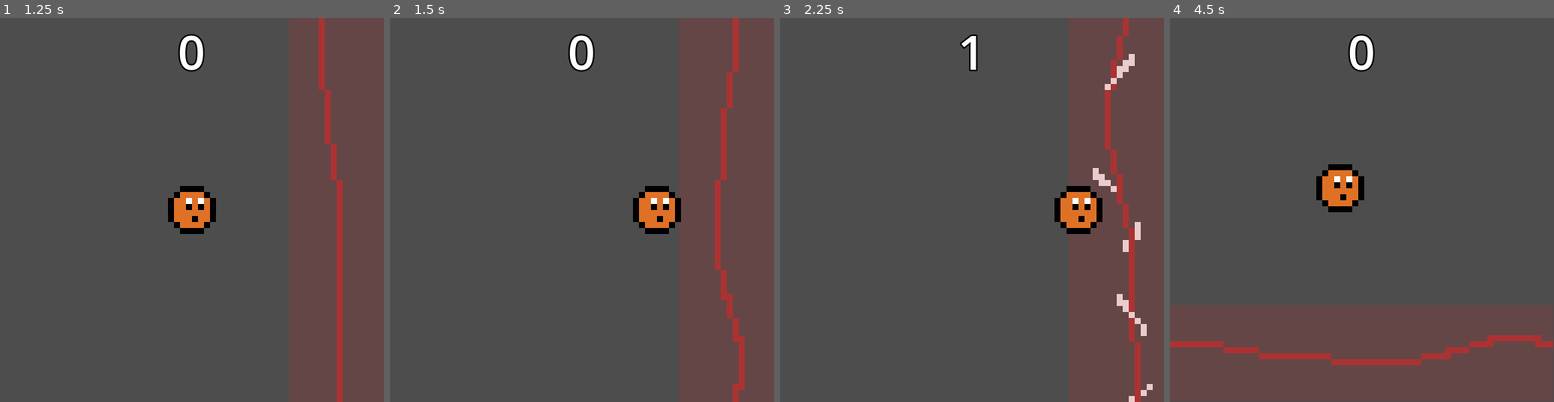
Above: before the commit, frames 1-4 (left to right).
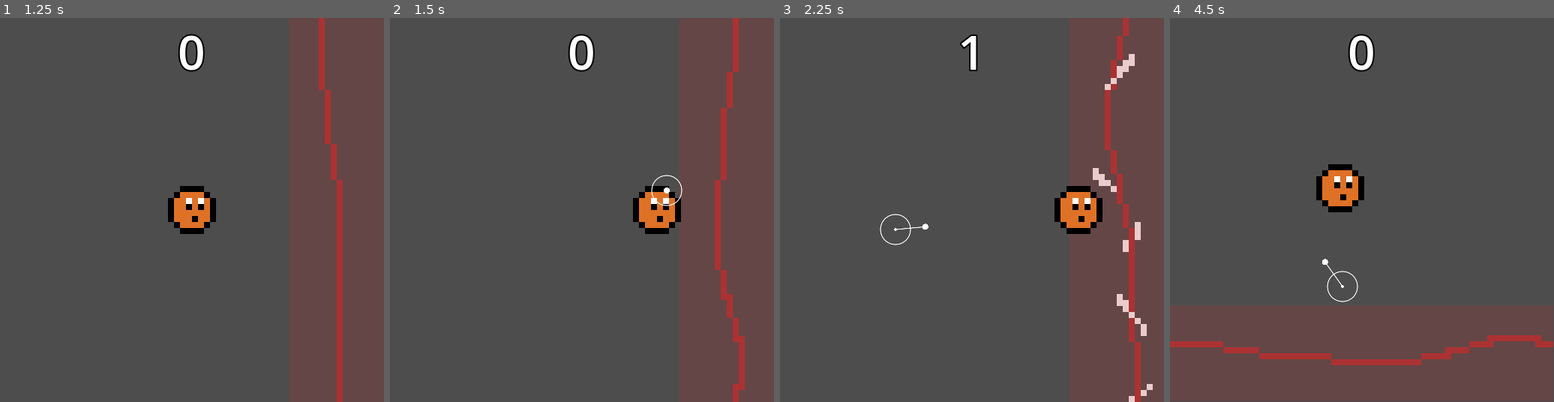
Above: after the commit, the same moments.

Repository: vhoyer/blob-and-ray
Game: Godot game, scene res://scenes/menu.tscn
The game is run twice, just before and just after one commit, with the same random seed, the same clock (stepped at 60 frames per second) and the same inputs. Sound files missing from this copy of the repository are replaced by a short silence.
Inputs (mouse positions are in pixels of both pictures, inside the frame that each line leads up to):
- Up to frame 1 (1.25 s): click "start" at 0.5 s
- Up to frame 2 (1.5 s): move the mouse to (666, 190) at 1.27 s; hold D (right) from 1.28 s (still down); tap Space (start_game) at 1.35 s; click (666, 190) at 1.42 s
- Up to frame 3 (2.25 s): release D (right) at 2 s; drag from (895, 229) to (1117, 210) at 2.02 s
- Up to frame 4 (4.5 s): move the mouse to (1400, 125) at 2.77 s; hold D (right) 2.78-3.5 s; tap Space (start_game) at 2.85 s; click "start" at 3.5 s; drag from (1342, 286) to (1246, 152) at 4.27 s

Frame 1 is identical in both runs. In frame 2, less than 0.1% of the frame differs, in the area x 67-77%, y 40-50%; in frame 3, 0.1%; in frame 4, 0.1%, in the area x 39-50%, y 62-75%.

Commit message:
:sparkles: Added a deadzone to touch_drag and a visualization for the movement

Diff:
--- a/modules/TouchyTouchy/touch_drag.gd
+++ b/modules/TouchyTouchy/touch_drag.gd
@@ -1,6 +1,8 @@
 extends Control
 
 var start: Vector2
+var end: Vector2
+var deadzone_radius: int = 20
 ## useful only for touch emulation
 var is_dragging: bool
 
@@ -15,9 +17,11 @@
 			_touch_end()
 	elif event is InputEventScreenDrag or event is InputEventMouseMotion:
 		_drag(event)
+	queue_redraw()
 
 func _touch_start(event):
 	start = event.position
+	end = start
 	is_dragging = true
 
 func _touch_end():
@@ -30,24 +34,35 @@
 
 func _drag(event):
 	if (!is_dragging): return
-	var movement: Vector2 = (event.position - start).normalized()
+	end = event.position
 
-	var deadzone = 0.4
+	var movement: Vector2 = (end - start)
 
-	if movement.x > deadzone:
+	if movement.length() < deadzone_radius:
+		# prevent movement if the diference in distance between the two touches are very small
+		Input.action_release("right")
+		Input.action_release("left")
+		Input.action_release("down")
+		Input.action_release("up")
+		return
+
+	var direction = movement.normalized()
+	var sensibility = 0.4
+
+	if direction.x > sensibility:
 		Input.action_press("right")
 		Input.action_release("left")
-	elif movement.x < -deadzone:
+	elif direction.x < -sensibility:
 		Input.action_press("left")
 		Input.action_release("right")
 	else:
 		Input.action_release("right")
 		Input.action_release("left")
 
-	if movement.y > deadzone:
+	if direction.y > sensibility:
 		Input.action_press("down")
 		Input.action_release("up")
-	elif movement.y < -deadzone:
+	elif direction.y < -sensibility:
 		Input.action_press("up")
 		Input.action_release("down")
 	else:
@@ -55,3 +70,16 @@
 		Input.action_release("up")
 
 	pass
+
+func _draw():
+	if (!is_dragging): return
+	var color = Color("white")
+	var width = 0.5
+
+	var end_capped = start + start.direction_to(end) * deadzone_radius * 2
+	var end_draw = end if end.distance_to(start) < end_capped.distance_to(start) else end_capped
+
+	draw_circle(start, 2, color)
+	draw_circle(end_draw, 4, color)
+	draw_line(start, end_draw, color, width, true)
+	draw_arc(start, deadzone_radius, 0, 2*PI, 64, color, width, true)
